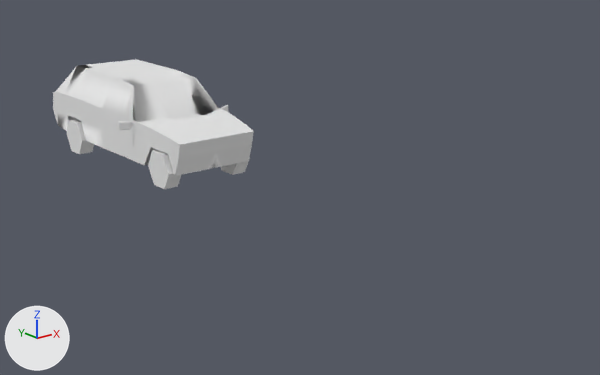
What one commit did to the FBX model Narratology/Assets/Assets/RonnerBil.fbx.
The view is the same before and after, from a 50 mm lens placed at (-7.2, -13.42, 3.35), pointed at (1.0, -3.17, -0.75). Lighting does not change. The marker at lower left points along +X, +Y and +Z. Where no turn or scale is listed for an object, it has been applied to the vertices.

The older version as bpy lines, for what is in view:
```python
me_cube_014 = bpy.data.meshes.new('Cube.014')
me_cube_014.from_pydata(...)  # 832 vertices, 811 faces; spans x -1.1..1.11, y -2.59..2.03, z -0.9..0.68
me_cube_014.materials.append(mat_material)  # its picture is missing
ob_car = bpy.data.objects.new('Car', me_cube_014)
ob_car.location = (0.0, 0.32, 0.16)
```
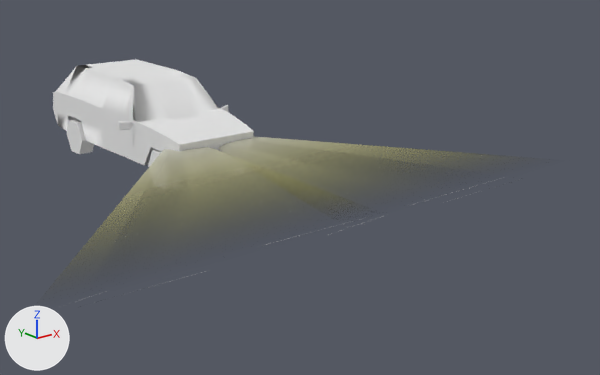
Boxes [x1, y1, x2, y2] around the edits, measured in the pictures (600 x 375 px):
'Lights', added: after [131, 136, 350, 190]
    faces in mat_material_006 (picture img_head_lights_png): [131, 147, 254, 190]
    faces in mat_material_002 (picture img_head_lights_png): [218, 136, 350, 166]

The edits, one by one:
Picture 'Head lights.png' (img_head_lights_png) is new.
Material 'Material.006' (mat_material_006) is new.
Its texture is img_head_lights_png (with its transparency).
Its roughness is 1.0.
Material 'Material.002' (mat_material_002) is new.
Its texture is img_head_lights_png (with its transparency).
Its roughness is 1.0.
Mesh me_cone_004 is new.
It has 18 vertices, 16 faces and spans x -4.8..4.5, y -0.02..0.65, z -4.19..1.0.
Faces by material slot: [8, 8].
It uses material mat_material_006 (picture img_head_lights_png).
It uses material mat_material_002 (picture img_head_lights_png).
Object 'Lights' (ob_lights) is new; it shows me_cone_004.
Its location is (-0.16, -2.23, -0.04).
Its rotation in degrees is (90, 0, 0).
Its scale is (-1.0, -1.0, -1.0).
